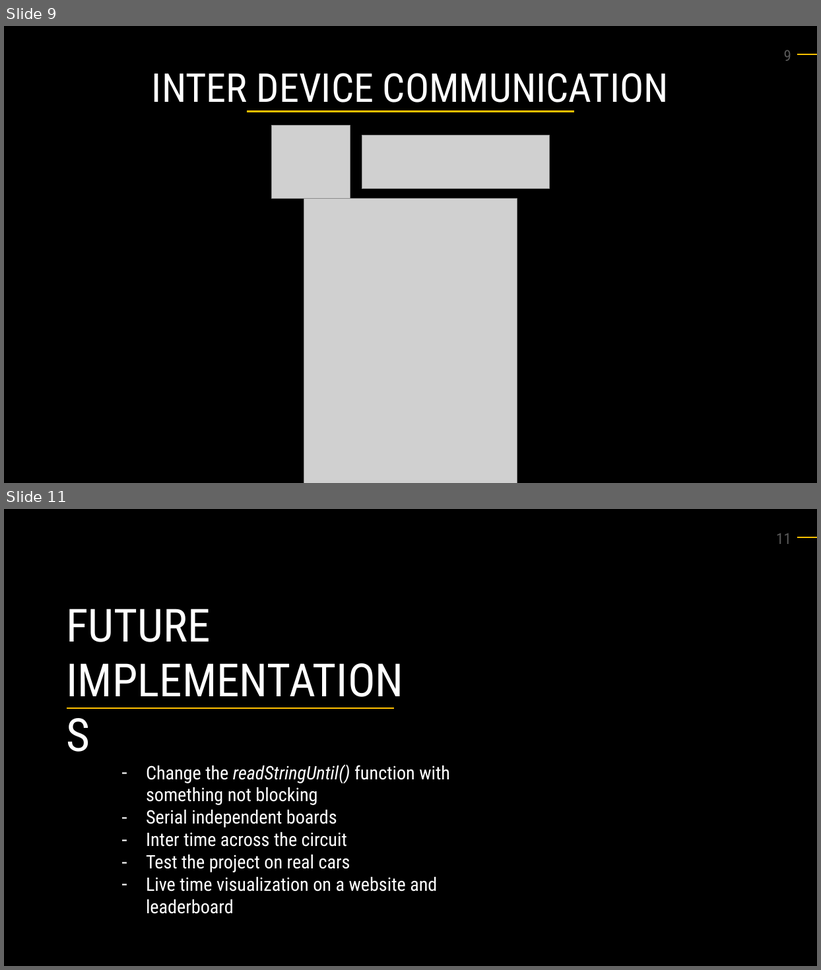
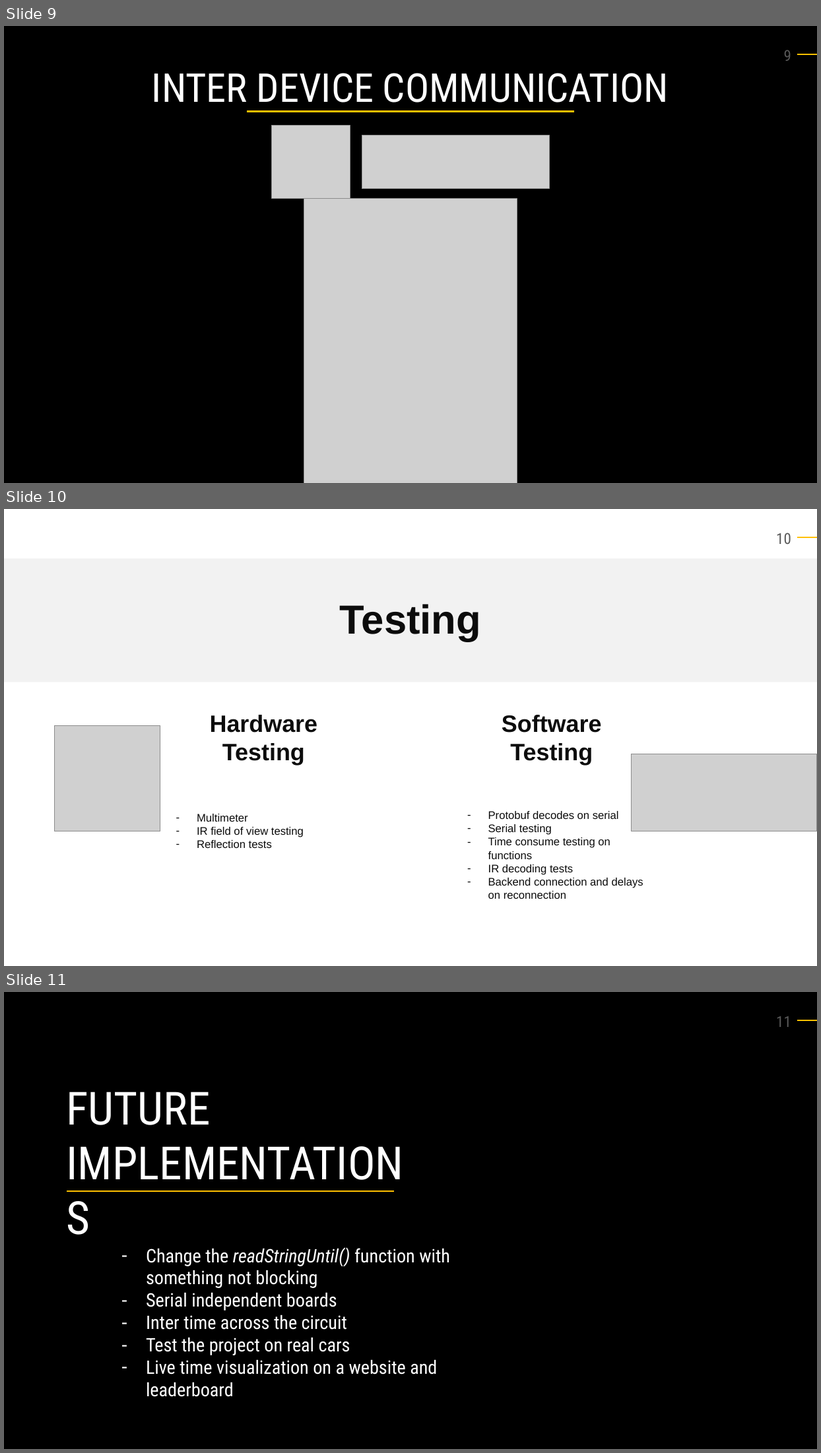
Before and after one commit to leonardopivetta/iot_laptiming, a slide deck: powerpoint/presentation.pptx. Shown one above the other, each under a label of ours: slides 9 and 11 before the commit, slides 9, 10 and 11 after it; the slides between them are not shown. The pictures are 821x970 and 821x1453 pixels, drawn with LibreOffice and Linux fonts; fonts in the diff are those of the drawing; grey boxes stand for pictures. Boxes give left, top, right and bottom in pixels: in the first picture for what was removed or moved away, otherwise in the second. Text is boxed around its words. In the diff, an @@ line names an element or a change of style, - is before the commit and + after.

```diff
--- a/powerpoint/presentation.pptx
+++ b/powerpoint/presentation.pptx
@@ slide 10 added at <box>4,509,817,966</box>, background #FFFFFF; not listed: 2 template elements that a slide beside it also shows @@
@@ rectangle added at <box>4,559,817,682</box>, fill #F2F2F2 @@
@@ text added at <box>340,604,481,641</box>, 48 pt, text #0C0C0C, bold @@
+Testing
@@ picture added at <box>55,726,160,832</box> @@
@@ text added at <box>210,715,318,765</box>, 28 pt, text #0C0C0C, bold @@
+Hardware Testing
@@ text added at <box>502,715,602,765</box>, 28 pt, text #0C0C0C, bold @@
+Software
+Testing
@@ picture added at <box>632,755,817,832</box> @@
@@ text added at <box>197,814,304,848</box>, 13 pt, text #0C0C0C @@
+– Multimeter
+– IR field of view testing
+– Reflection tests
@@ text added at <box>488,811,644,899</box>, 13 pt, text #0C0C0C @@
+– Protobuf decodes on serial
+– Serial testing
+– Time consume testing on functions
+– IR decoding tests
+– Backend connection and delays on reconnection
```
Also in this commit, not shown: 3 slides changed, 1 slide removed, 2 other files.
